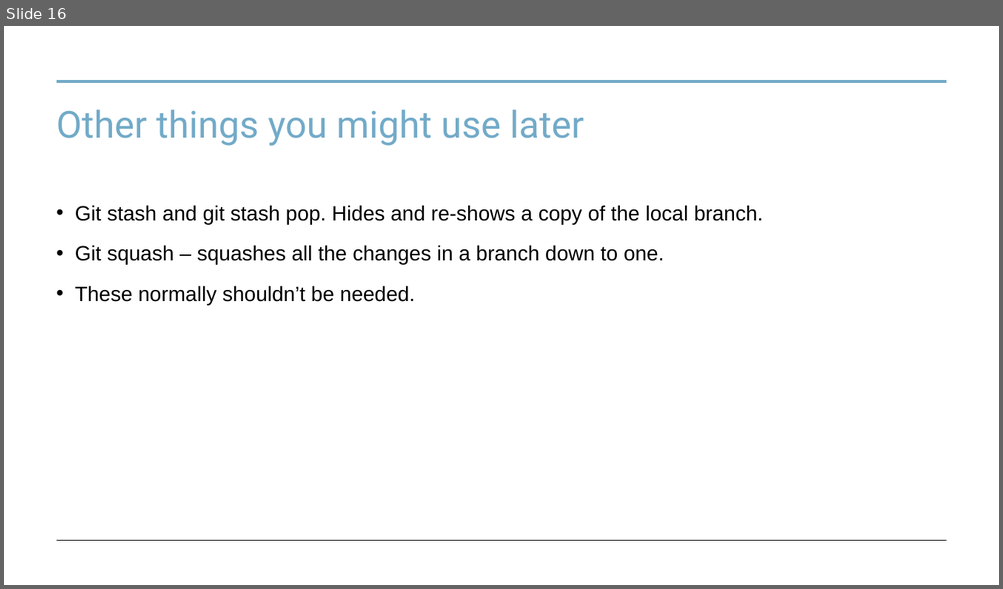
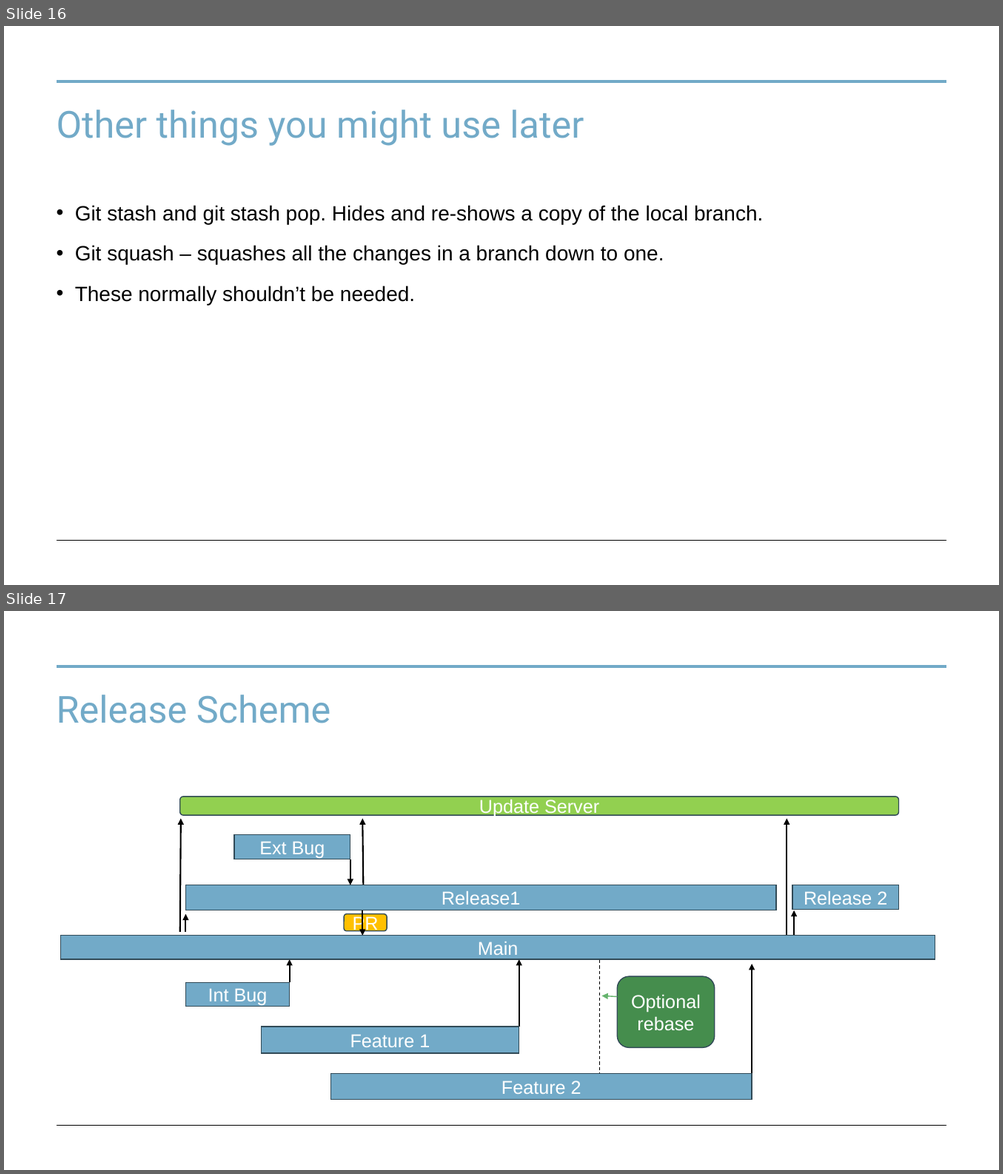
Before and after one commit to u3a-siteworks-development/u3a-siteworks-documentation, a slide deck: Basics of Github.pptx. Shown one above the other, each under a label of ours: slide 16 before the commit, slides 16 and 17 after it. The pictures are 1003x589 and 1003x1174 pixels, drawn with LibreOffice and Linux fonts; fonts in the diff are those of the drawing. Boxes give left, top, right and bottom in pixels: in the first picture for what was removed or moved away, otherwise in the second. Text is boxed around its words. In the diff, an @@ line names an element or a change of style, - is before the commit and + after.

Commit message:
add release scheme

```diff
--- a/Basics of Github.pptx
+++ b/Basics of Github.pptx
@@ slide 17 added at [4,611,999,1170], background #FFFFFF; not listed: 2 template elements that a slide beside it also shows @@
@@ title added at [57,695,331,723], 36 pt, text #72AAC8 @@
+Release Scheme
@@ rounded rectangle added at [180,797,899,815], fill #92D050, outline #324B58 1 pt, 18 pt, text #FFFFFF @@
+Update Server
@@ arrow added from (180, 932) to (181, 818), #000000 1.5 pt @@
@@ arrow added from (364, 886) to (362, 818), #000000 1.5 pt @@
@@ arrow added from (787, 936) to (787, 818), #000000 1.5 pt @@
@@ rectangle added at [235,834,350,860], fill #72AAC8, outline #324B58 1 pt, 18 pt, text #FFFFFF @@
+Ext Bug
@@ arrow added from (350, 860) to (350, 886), #000000 1.5 pt @@
@@ rectangle added at [185,886,776,911], fill #72AAC8, outline #324B58 1 pt, 18 pt, text #FFFFFF @@
+Release1
@@ rectangle added at [793,886,899,910], fill #72AAC8, outline #324B58 1 pt, 18 pt, text #FFFFFF @@
+Release 2
@@ arrow added from (185, 932) to (185, 914), #000000 1.5 pt @@
@@ rounded rectangle added at [344,914,387,932], fill #FFC000, outline #324B58 1 pt, 18 pt, text #FFFFFF @@
+PR
@@ arrow added from (362, 911) to (362, 936), #000000 1.5 pt @@
@@ arrow added from (794, 935) to (794, 911), #000000 1.5 pt @@
@@ rectangle added at [61,936,935,960], fill #72AAC8, outline #324B58 1 pt, 18 pt, text #FFFFFF @@
+Main
@@ arrow added from (290, 983) to (290, 960), #000000 1.5 pt @@
@@ arrow added from (519, 1028) to (519, 960), #000000 1.5 pt @@
@@ line added from (600, 960) to (600, 1074), #000000 0.75 pt dashed @@
@@ arrow added from (751, 1074) to (751, 964), #000000 1.5 pt @@
@@ rectangle added at [185,983,289,1007], fill #72AAC8, outline #324B58 1 pt, 18 pt, text #FFFFFF @@
+Int Bug
@@ rounded rectangle added at [617,977,714,1048], fill #458D4D, outline #324B58 1 pt, 18 pt, text #FFFFFF @@
+Optional rebase
@@ arrow added from (617, 997) to (602, 996), #65B36D 1 pt @@
@@ rectangle added at [262,1028,520,1054], fill #72AAC8, outline #324B58 1 pt, 18 pt, text #FFFFFF @@
+Feature 1
@@ rectangle added at [331,1074,751,1100], fill #72AAC8, outline #324B58 1 pt, 18 pt, text #FFFFFF @@
+Feature 2
```
Also in this commit, not shown: 1 other file.
